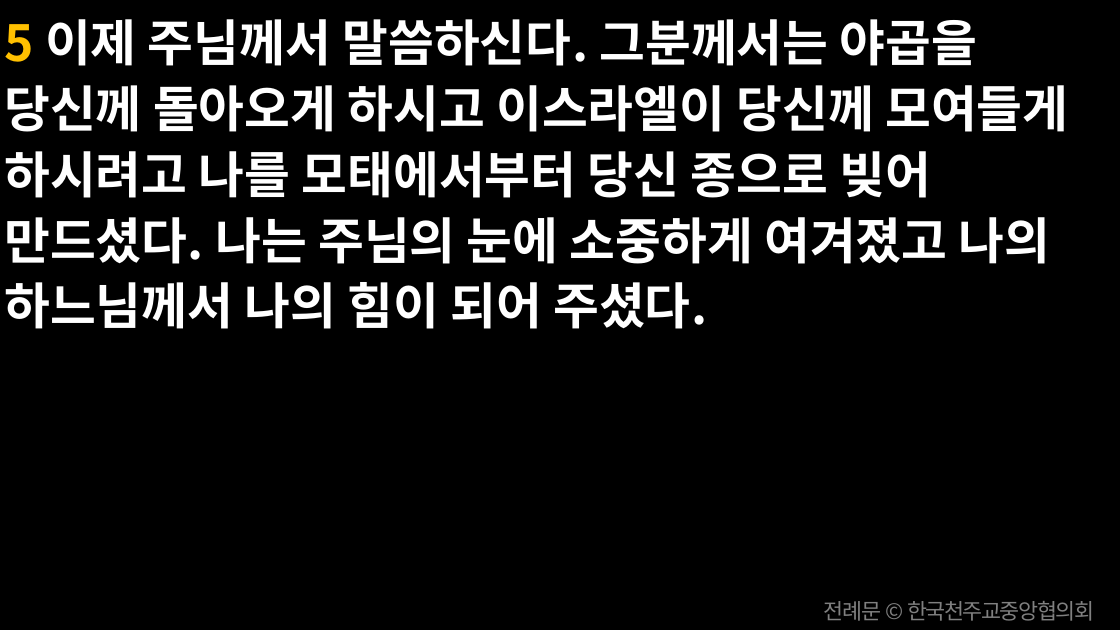
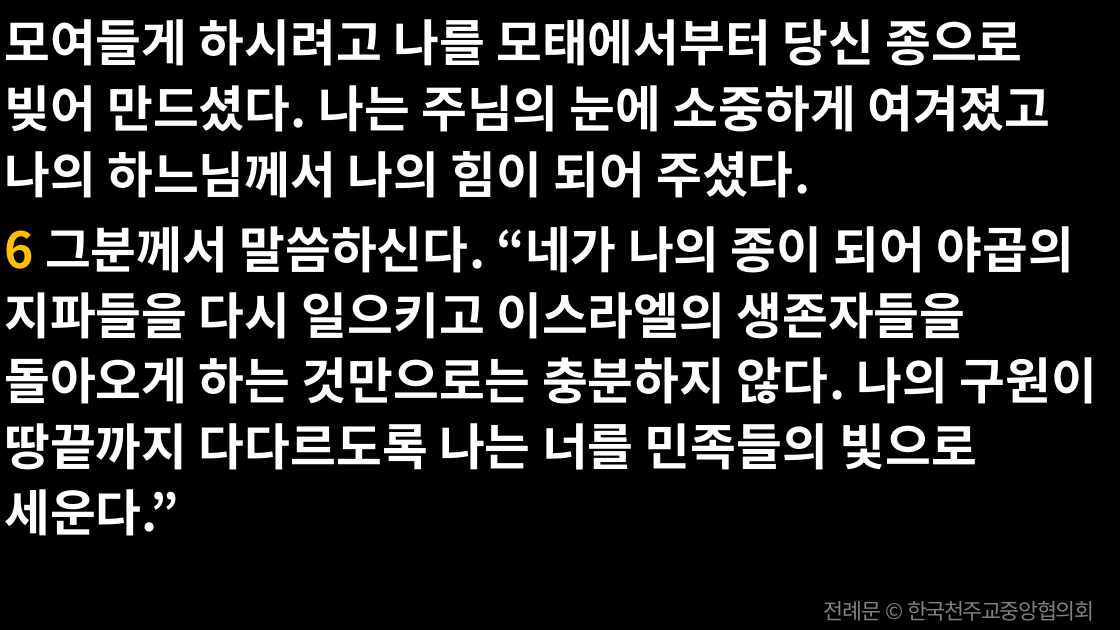
Before and after one commit to scottpark/missa_ppt, a slide deck: slide 21 of output/20260624/20260624_성 요한 세례자 탄생 대축일.pptx. Drawn at 1120x630 pixels with LibreOffice and Linux fonts; fonts in the diff are those of the drawing. Boxes give left, top, right and bottom in pixels: in the first picture for what was removed or moved away, otherwise in the second. Text is boxed around its words. In the diff, an @@ line names an element or a change of style, - is before the commit and + after.

```diff
--- a/output/20260624/20260624_성 요한 세례자 탄생 대축일.pptx
+++ b/output/20260624/20260624_성 요한 세례자 탄생 대축일.pptx
@@ text at (4, 19, 1097, 536): text changed @@
-5 이제 주님께서 말씀하신다. 그분께서는 야곱을 당신께 돌아오게 하시고 이스라엘이 당신께 모여들게 하시려고 나를 모태에서부터 당신 종으로 빚어 만드셨다. 나는 주님의 눈에 소중하게 여겨졌고 나의 하느님께서 나의 힘이 되어 주셨다.
+모여들게 하시려고 나를 모태에서부터 당신 종으로 빚어 만드셨다. 나는 주님의 눈에 소중하게 여겨졌고 나의 하느님께서 나의 힘이 되어 주셨다.
+6 그분께서 말씀하신다. “네가 나의 종이 되어 야곱의 지파들을 다시 일으키고 이스라엘의 생존자들을 돌아오게 하는 것만으로는 충분하지 않다. 나의 구원이 땅끝까지 다다르도록 나는 너를 민족들의 빛으로 세운다.”
```
Also in this commit, not shown: 6 other slides changed, 52 other files.
